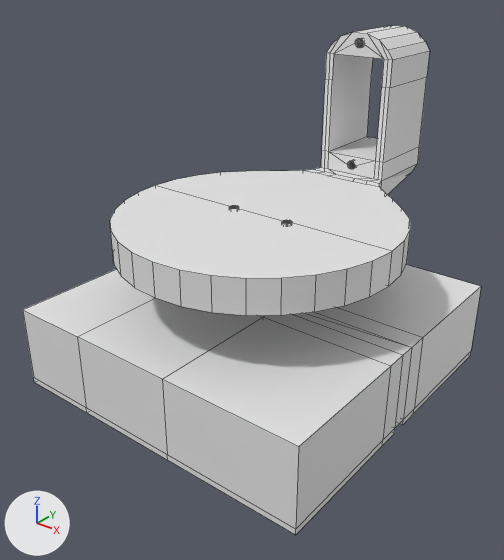
What one commit did to the Blender file cad_models/camera_servo_base.blend.
Camera for both pictures: a 50 mm lens placed at (0.0879, -0.1053, 0.0868), pointed at (0.0032, 0.0005, 0.0212). Lighting does not change. The marker at lower left points along +X, +Y and +Z. Mesh edges are drawn as thin lines.

The first picture shows 'Base', 'Yaw_Platform'.
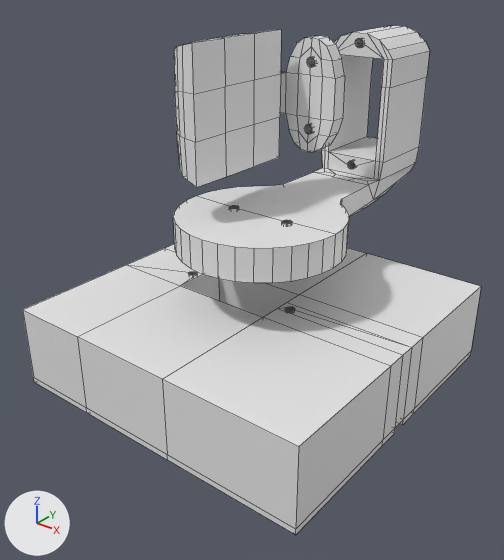
Boxes (x1, y1, x2, y2) around the edits, measured in the pictures (504 x 560 px):
'Yaw_Platform', reshaped (20% narrower, 11% shorter): before (110, 25, 429, 316); after (173, 25, 429, 283)
'Pitch_Platform', added: after (174, 30, 345, 187)
part 1 of me_circle, built on: before (110, 148, 419, 316); after (173, 148, 419, 283)

The edits, one by one:
me_circle is used by ob_yaw_platform; location (0.0057, 0.0, 0.03).
me_circle had 410 vertices, 257 faces and spanned x -0.03..0.03, y -0.03..0.053, z 0.0..0.0388.
me_circle now has 472 vertices, 291 faces and spans x -0.0178..0.0178, y -0.0173..0.053, z 0.0..0.0388.
Part 1, on me_circle:
60 vertices are removed from x -0.0294..0.0294, y -0.03..0.035, z 0.0..0.007.
50 faces are deleted.
4 vertices in x -0.0059..0.0059, y 0.0326, z 0.001 move by (0.0, 0.0018, -0.0005).
4 vertices in x -0.0054..0.0054, y 0.035, z 0.002 move by (0.0, 0.0081, -0.0008).
3 vertices in x -0.0084..-0.0072, y 0.035..0.053, z 0.0046..0.007 move by (0.0005, 0.0, 0.0).
3 vertices in x 0.0072..0.0084, y 0.035..0.053, z 0.0046..0.007 move by (-0.0005, 0.0, 0.0).
20 vertices move from x -0.03..0.03, y 0.0..0.053, z 0.0..0.007 to x -0.0178..0.0178, y 0.0005..0.053, z 0.0..0.007.
65 vertices are added at x -0.0175..0.0175, y -0.0173..0.035, z 0.0..0.007.
32 new vertices lie (0.0, 0.0, 0.0025) away from vertices in x -0.003..0.003, y -0.003..0.003, z 0.0.
25 new vertices lie (0.0, 0.0, 0.007) away from vertices in x -0.0175..0.0175, y -0.0173..0.0153, z 0.0.
84 new faces join them.
Mesh me_circle_002 is new.
It has 372 vertices, 278 faces and spans x -0.0152..0.006, y -0.013..0.02, z 0.015..0.041.
Object 'Pitch_Platform' (ob_pitch_platform) is new; it shows me_circle_002.
Its location is (0.0057, 0.0, 0.03).
